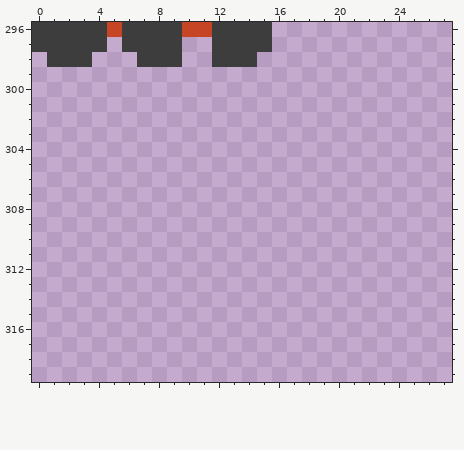
Two states of a pixel-art file, assets/spritesheet.aseprite. Above, as it was before the edit.
320x320 pixels, 1 frame. Colours within 5 levels of each other are drawn and written as one. Shown: x 0..27, y 296..319.
After:
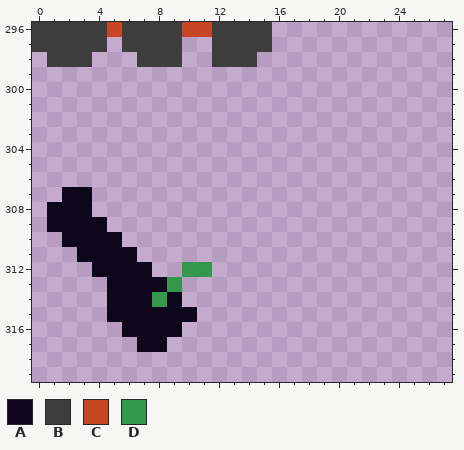
Palette (. is transparent): A #0e071b  B #3d3d3d  C #c64524  D #33984b
Change:
Layer "Layer 1 #2":
There is now colour A in row 307 at x 2 to 3; in row 308 at x 1 to 3; in row 309 at x 1 to 4; in row 310 at x 2 to 5; in row 311 at x 3 to 6; in row 312 at x 4 to 7.
There is now colour A in row 313 at x 5 to 8; in row 314 at x 5 to 7 and 9; in row 315 at x 5 to 10; in row 316 at x 6 to 9; in row 317 at x 7 to 8.
There is now colour D in row 312 at x 10 to 11; in row 313 at x 9; in row 314 at x 8.
Changed places in both pictures, as pixel boxes (x1, y1, x2, y2):
added: (47, 187, 212, 352)
